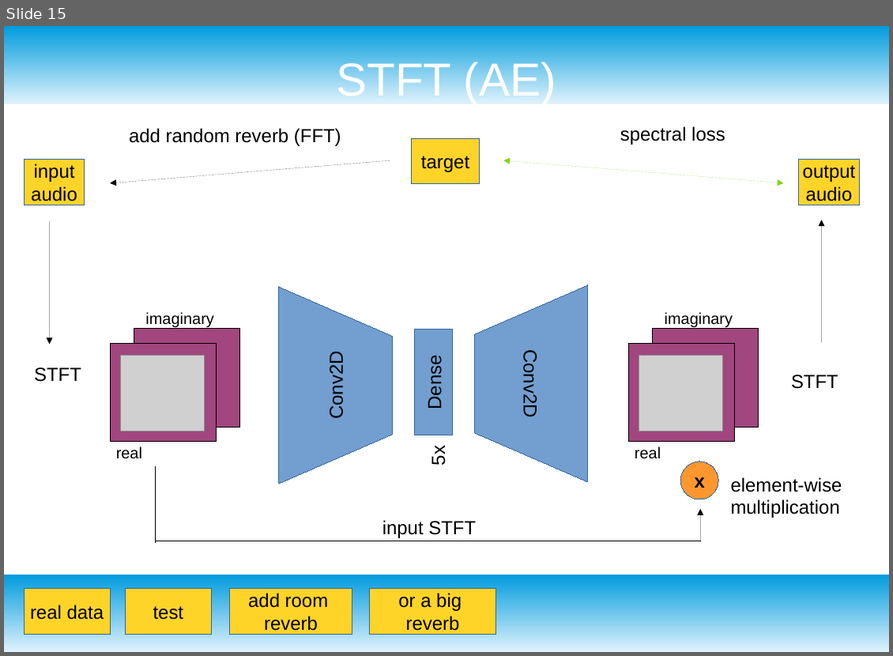
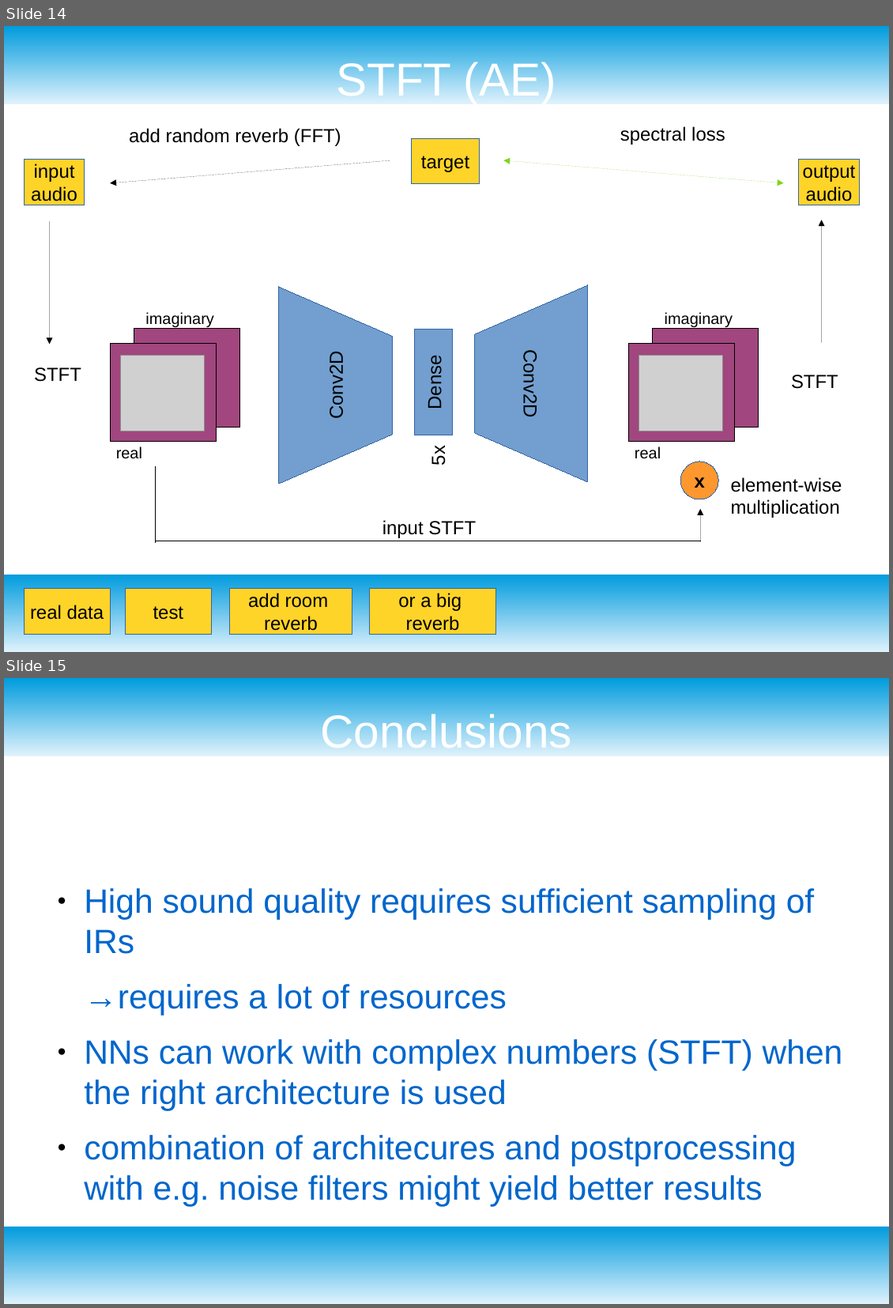
Before and after one commit to jakobatgithub/unreverb, a slide deck: project_presentation.odp. Shown one above the other, each under a label of ours: slide 15 before the commit, slides 14 and 15 after it. The pictures are 893x656 and 893x1308 pixels, drawn with LibreOffice and Linux fonts; fonts in the diff are those of the drawing; grey boxes stand for pictures. Boxes give left, top, right and bottom in pixels: in the first picture for what was removed or moved away, otherwise in the second. Text is boxed around its words. In the diff, an @@ line names an element or a change of style, - is before the commit and + after.

```diff
--- a/project_presentation.odp
+++ b/project_presentation.odp
@@ slide 15 added at box(4, 678, 889, 1304), background #FFFFFF; not listed: 2 template elements that a slide beside it also shows @@
@@ title added at box(320, 710, 572, 755), 44 pt, text #FFFFFF @@
+Conclusions
@@ text added at box(84, 888, 843, 1207), 32 pt, text #0066CC @@
+● High sound quality requires sufficient sampling of IRs
+→requires a lot of resources
+● NNs can work with complex numbers (STFT) when the right architecture is used
+● combination of architecures and postprocessing with e.g. noise filters might yield better results
@@ what was slide 15 is now slide 14 @@
```
Also in this commit, not shown: 5 slides changed, 2 slides removed, 1 other file.
